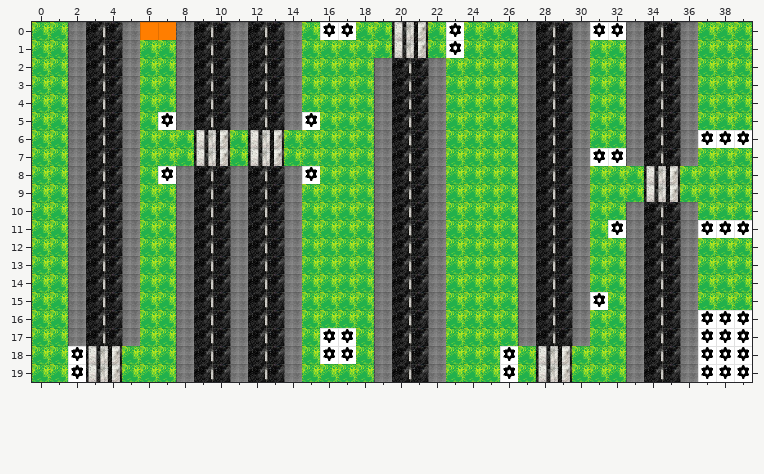
A Tiled map gets an edit: map1.tmx. This is how it looked before the edit.
Cells are 34x34 px. Shown: x 0..39, y 0..19.
After:
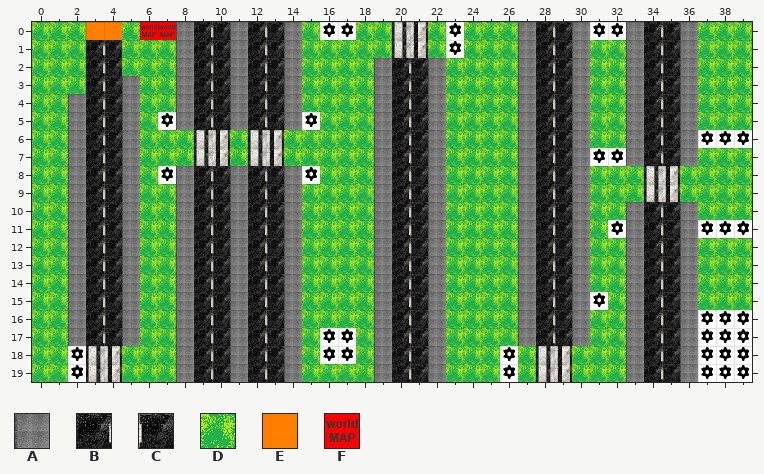
Key: from "sett": A 0, B 3, C 4, D 5, E 7, F 8.
_ is an empty cell, . an unchanged one.
What changed:
--- layer "map"
@@ x 2..7 @@
- 0 ABCAEE
- 1 A..A..
- 2 A..A..
- 3 A.....
+ 0 DEEDFF
+ 1 D..D..
+ 2 D..D..
+ 3 D.....
